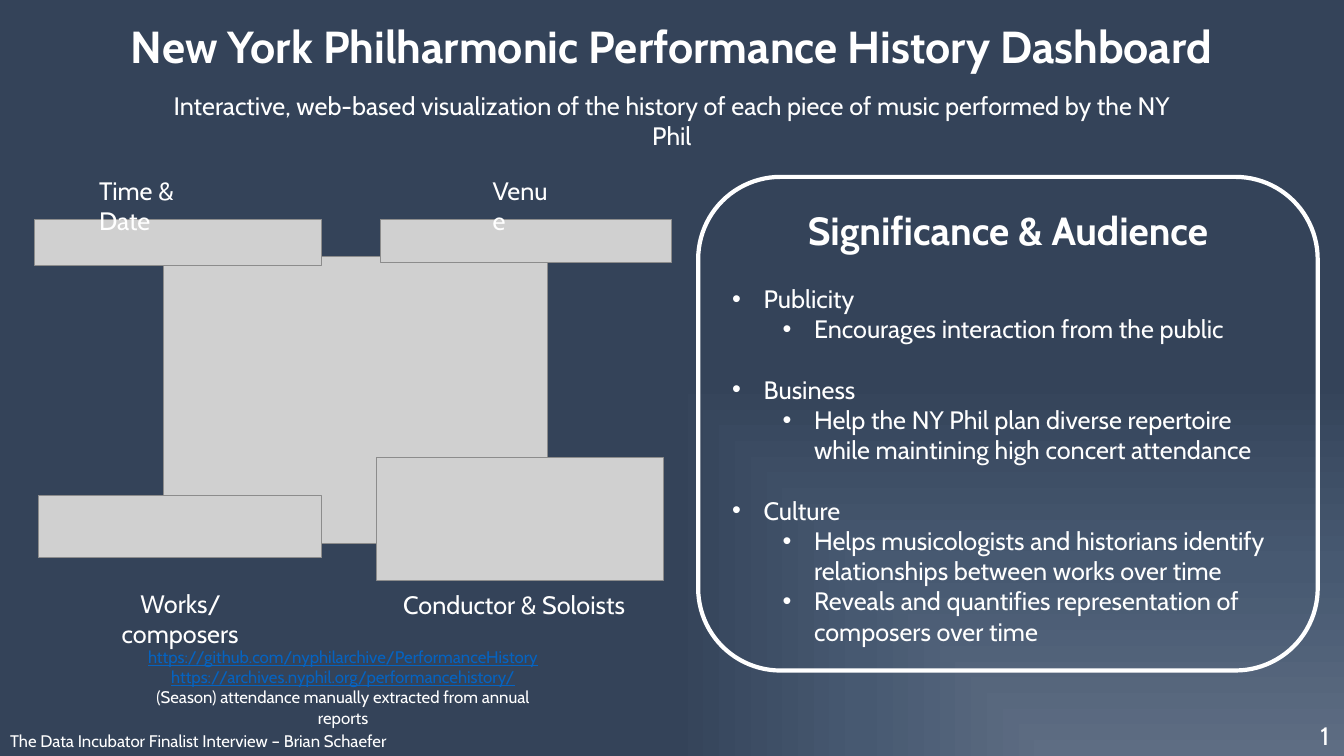
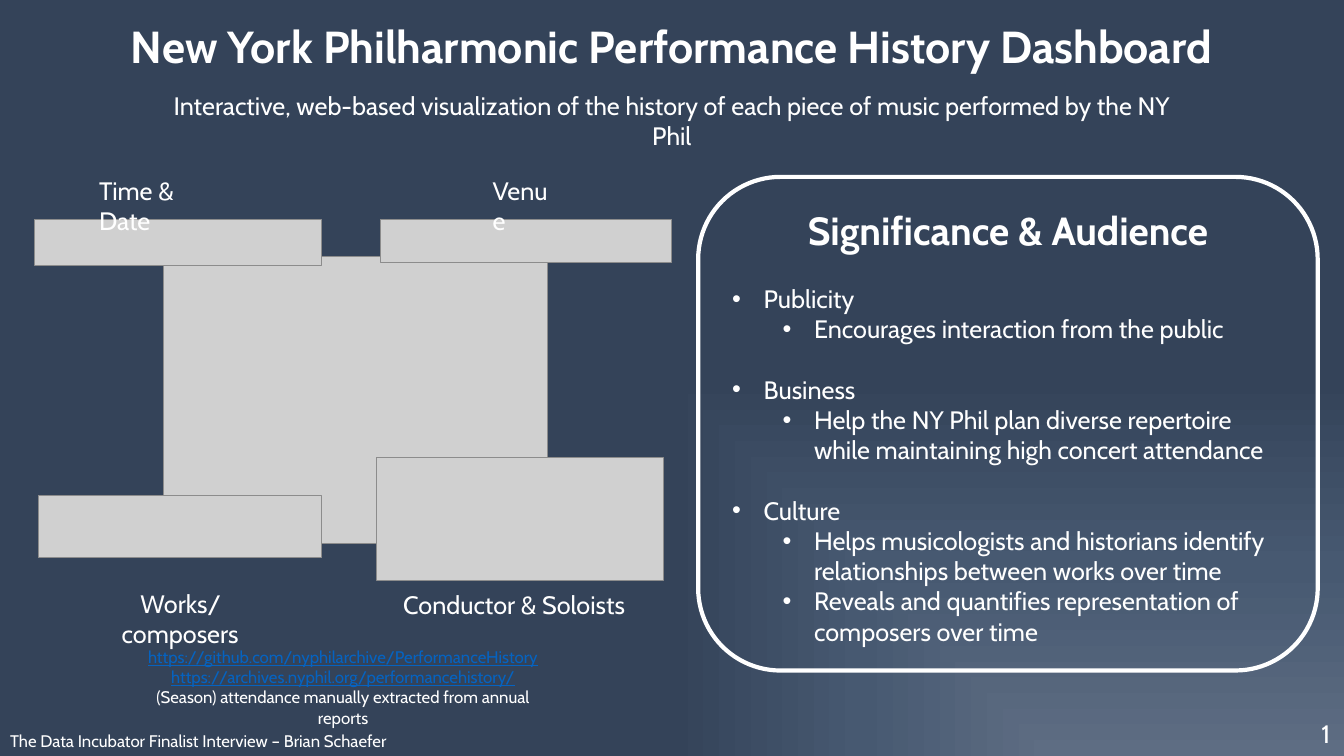
Before and after one commit to physinet/NY-Phil-EDA, a slide deck: slide 1 of interview_pitch.pptx. Drawn at 1344x756 pixels with LibreOffice and Linux fonts; fonts in the diff are those of the drawing; grey boxes stand for pictures. Boxes give left, top, right and bottom in pixels: in the first picture for what was removed or moved away, otherwise in the second. Text is boxed around its words. In the diff, an @@ line names an element or a change of style, - is before the commit and + after.

```diff
--- a/interview_pitch.pptx
+++ b/interview_pitch.pptx
@@ text in rounded rectangle at [814,410,1263,465]: text changed @@
-  • Help the NY Phil plan diverse repertoire while maintining high concert attendance
+  • Help the NY Phil plan diverse repertoire while maintaining high concert attendance
```
Also in this commit, not shown: 2 other slides changed, 1 other file.
